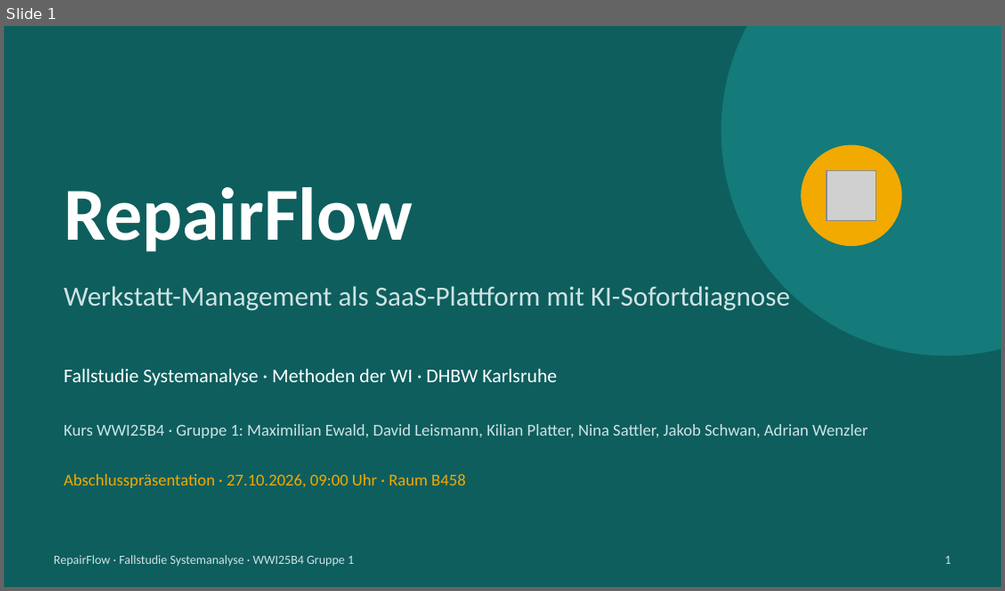
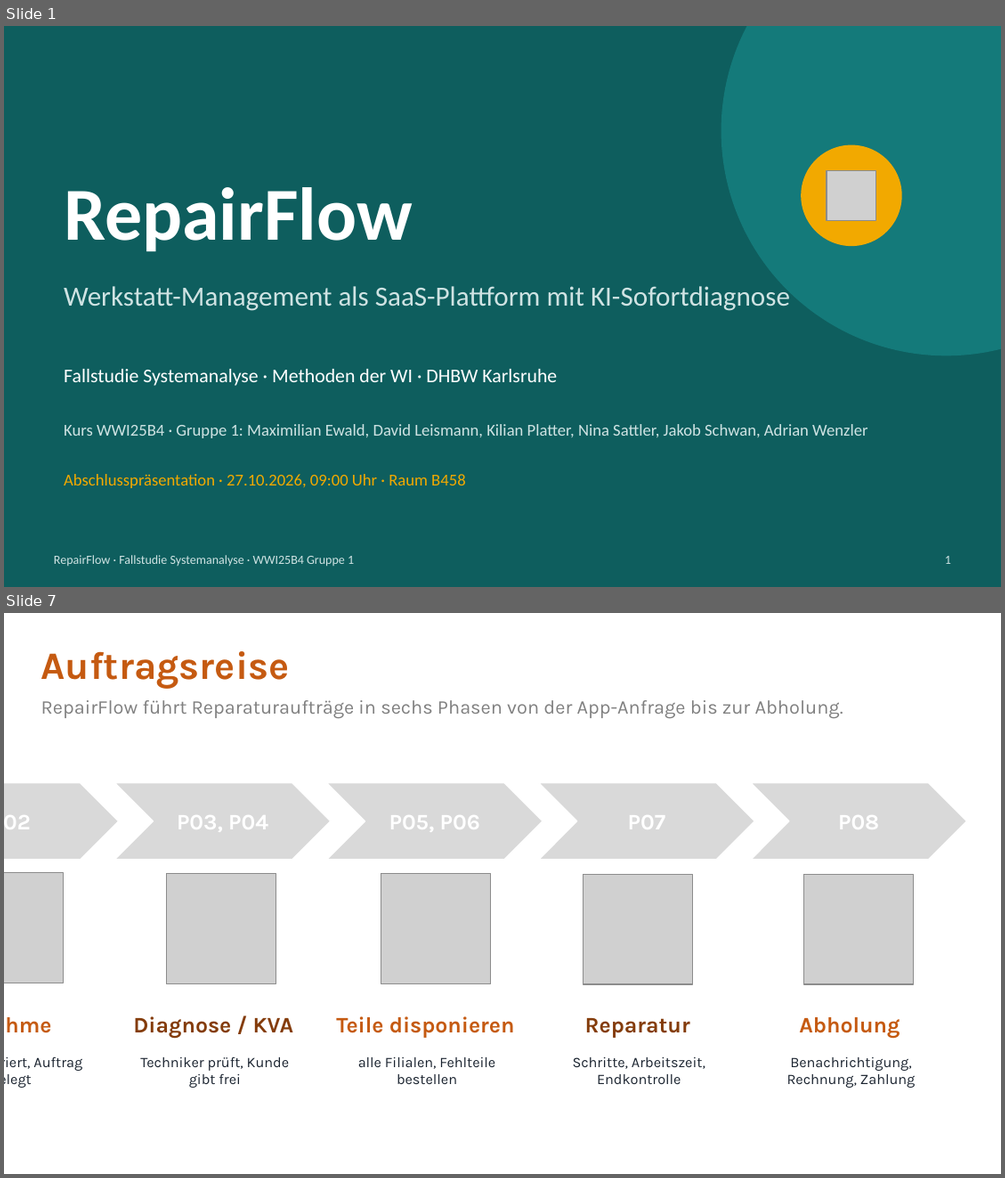
Before and after one commit to jakobschwan123-cmd/casestudy-semester-3, a slide deck: 4_praesentation/Abschlusspraesentation.pptx. Shown one above the other, each under a label of ours: slide 1 before the commit, slides 1 and 7 after it; the slides between them are not shown. The pictures are 1005x591 and 1005x1178 pixels, drawn with LibreOffice and Linux fonts; fonts in the diff are those of the drawing; grey boxes stand for pictures; background and template pictures are left out. Boxes give left, top, right and bottom in pixels: in the first picture for what was removed or moved away, otherwise in the second. Text is boxed around its words. In the diff, an @@ line names an element or a change of style, - is before the commit and + after.

```diff
--- a/4_praesentation/Abschlusspraesentation.pptx
+++ b/4_praesentation/Abschlusspraesentation.pptx
@@ slide 7 added at [4, 613, 1001, 1174], background #FFFFFF @@
@@ text added at [41, 651, 843, 719], 14 pt, text #808080 @@
+Auftragsreise
+RepairFlow führt Reparaturaufträge in sechs Phasen von der App-Anfrage bis zur Abholung.
@@ group added at [4, 782, 967, 1087]: 15 texts, 5 chevrons, 5 pictures @@
+P02
+Annahme
+Gerät registriert, Auftrag angelegt
+P03, P04
+Diagnose / KVA
+Techniker prüft, Kunde gibt frei
+P05, P06
+Teile disponieren
+alle Filialen, Fehlteile bestellen
+P07
+Reparatur
+Schritte, Arbeitszeit, Endkontrolle
+P08
+Abholung
+Benachrichtigung, Rechnung, Zahlung
```
Also in this commit, not shown: 17 slides changed, 1 slide removed.
